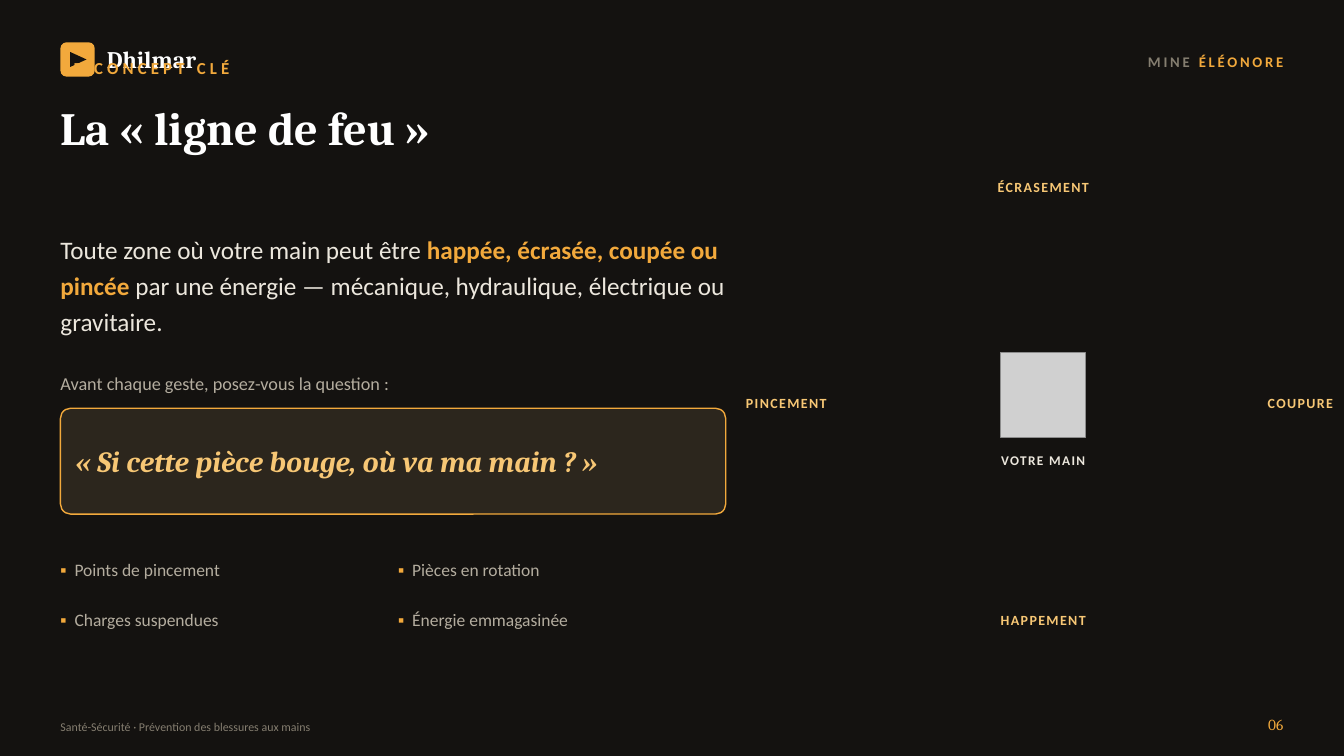
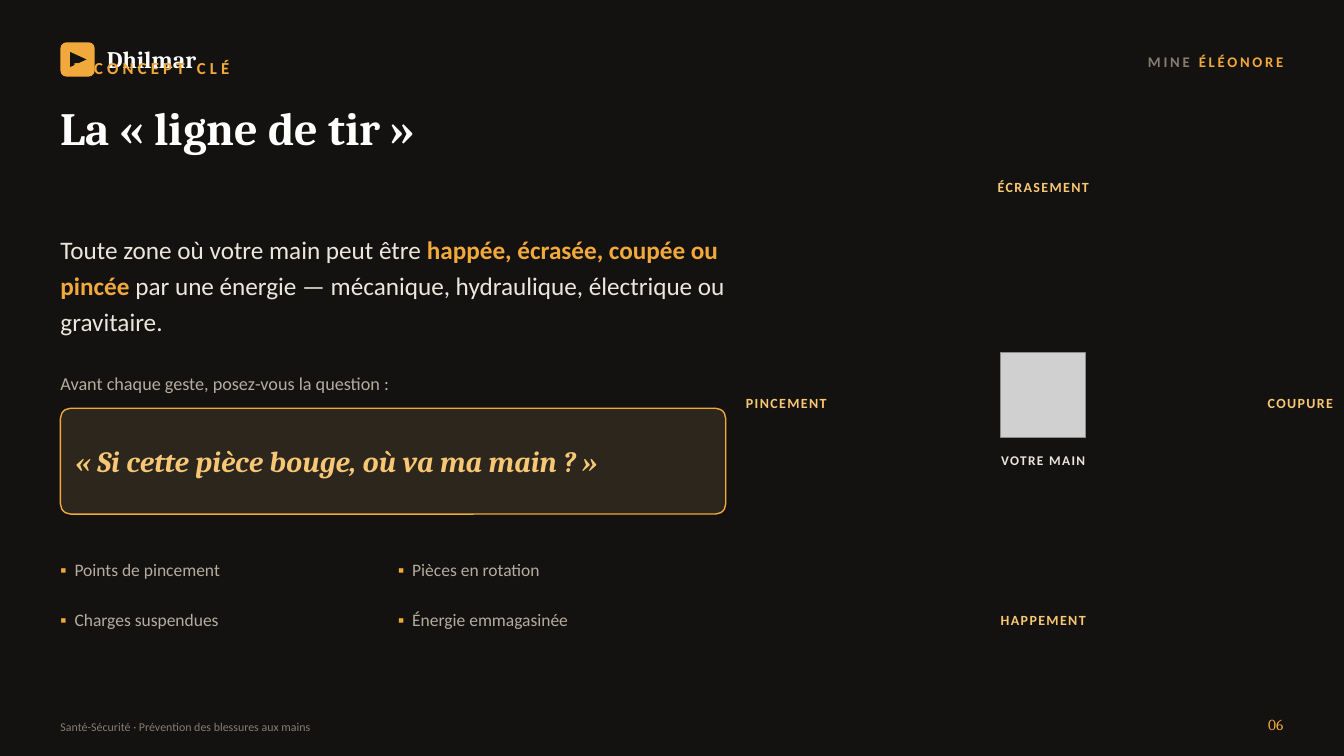
Before and after one commit to sebass819/sebastien, a slide deck: slide 6 of presentation-sst-mains/Dhilmar-Prevention-Blessures-Mains.pptx. Drawn at 1344x756 pixels with LibreOffice and Linux fonts; fonts in the diff are those of the drawing; grey boxes stand for pictures. Boxes give left, top, right and bottom in pixels: in the first picture for what was removed or moved away, otherwise in the second. Text is boxed around its words. In the diff, an @@ line names an element or a change of style, - is before the commit and + after.

```diff
--- a/presentation-sst-mains/Dhilmar-Prevention-Blessures-Mains.pptx
+++ b/presentation-sst-mains/Dhilmar-Prevention-Blessures-Mains.pptx
@@ text at (60,113,381,155): text changed @@
-La « ligne de feu »
+La « ligne de tir »
```
Also in this commit, not shown: 4 other slides changed, 4 other files.
